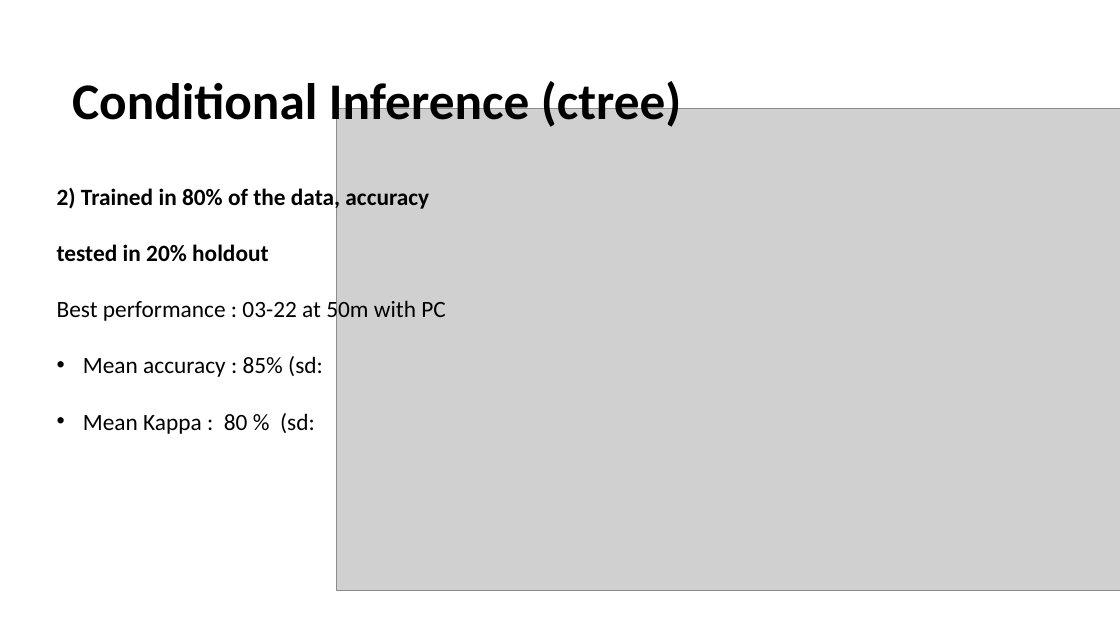
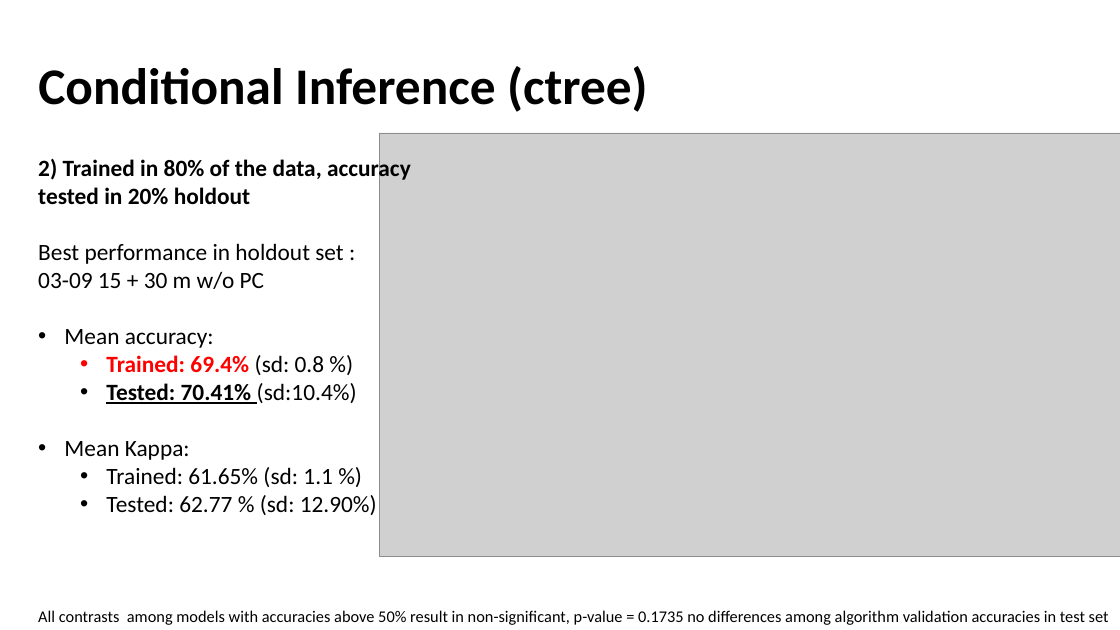
Before and after one commit to jaureguijara/DENSIPLANT_analysis, a slide deck: slide 16 of outputs/summary.pptx (slide 15 before the commit). Drawn at 1120x630 pixels with LibreOffice and Linux fonts; fonts in the diff are those of the drawing; grey boxes stand for pictures. Boxes give left, top, right and bottom in pixels: in the first picture for what was removed or moved away, otherwise in the second. Text is boxed around its words. In the diff, an @@ line names an element or a change of style, - is before the commit and + after.

```diff
--- a/outputs/summary.pptx
+++ b/outputs/summary.pptx
@@ text "Conditional Inference (ctree)" rewrapped from [72, 77, 681, 132] to [38, 66, 647, 112] @@
@@ text "2) Trained in 80% of ...": place and size @@
-text "2) Trained in 80% of ..." at [57, 186, 446, 434]
+text "2) Trained in 80% of ..." at [38, 156, 411, 515]
@@ picture: place and size @@
-picture at [336, 108, 1120, 591]
+picture at [380, 133, 1120, 556]
@@ text at [38, 156, 411, 204]: line spacing 2 to 1 @@
@@ text at [38, 243, 377, 515]: text changed @@
-Best performance : 03-22 at 50m with PC
-• Mean accuracy : 85% (sd:
-• Mean Kappa : 80 % (sd:
+Best performance in holdout set : 03-09 15 + 30 m w/o PC
+• Mean accuracy:
+  • Trained: 69.4% (sd: 0.8 %)
+  • Tested: 70.41% (sd:10.4%)
+• Mean Kappa:
+  • Trained: 61.65% (sd: 1.1 %)
+  • Tested: 62.77 % (sd: 12.90%)
@@ text added at [38, 610, 1109, 625], 14 pt, text #000000 @@
+All contrasts among models with accuracies above 50% result in non-significant, p-value = 0.1735 no differences among algorithm validation accuracies in test set
```
Also in this commit, not shown: 6 other slides changed, 2 slides added, 47 other files.
